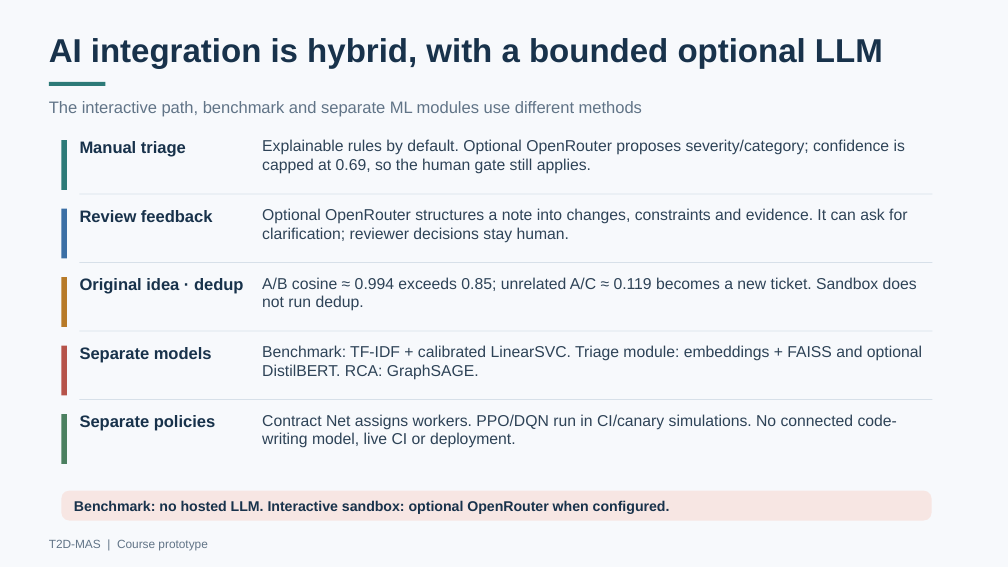
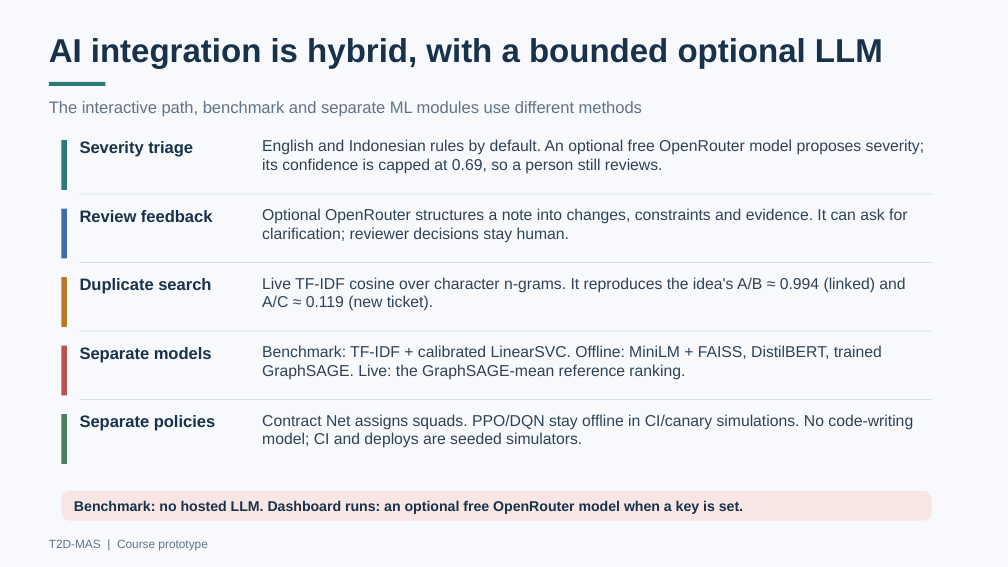
Before and after one commit to zidanarsyad/t2d-mas, a slide deck: slide 8 of deliverables/T2D-MAS-Program-Explainer-Updated.pptx. Drawn at 1008x567 pixels with LibreOffice and Linux fonts; fonts in the diff are those of the drawing. Boxes give left, top, right and bottom in pixels: in the first picture for what was removed or moved away, otherwise in the second. Text is boxed around its words. In the diff, an @@ line names an element or a change of style, - is before the commit and + after.

```diff
--- a/deliverables/T2D-MAS-Program-Explainer-Updated.pptx
+++ b/deliverables/T2D-MAS-Program-Explainer-Updated.pptx
@@ text at (80,141,193,157): text changed @@
-Manual triage
+Severity triage
@@ text at (262,139,925,174): text changed @@
-Explainable rules by default. Optional OpenRouter proposes severity/category; confidence is capped at 0.69, so the human gate still applies.
+English and Indonesian rules by default. An optional free OpenRouter model proposes severity; its confidence is capped at 0.69, so a person still reviews.
@@ text at (80,278,211,294): text changed @@
-Original idea · dedup
+Duplicate search
@@ text at (262,277,905,311): text changed @@
-A/B cosine ≈ 0.994 exceeds 0.85; unrelated A/C ≈ 0.119 becomes a new ticket. Sandbox does not run dedup.
+Live TF-IDF cosine over character n-grams. It reproduces the idea's A/B ≈ 0.994 (linked) and A/C ≈ 0.119 (new ticket).
@@ text at (262,345,882,380): text changed @@
-Benchmark: TF-IDF + calibrated LinearSVC. Triage module: embeddings + FAISS and optional DistilBERT. RCA: GraphSAGE.
+Benchmark: TF-IDF + calibrated LinearSVC. Offline: MiniLM + FAISS, DistilBERT, trained GraphSAGE. Live: the GraphSAGE-mean reference ranking.
@@ text at (262,414,913,448): text changed @@
-Contract Net assigns workers. PPO/DQN run in CI/canary simulations. No connected code-writing model, live CI or deployment.
+Contract Net assigns squads. PPO/DQN stay offline in CI/canary simulations. No code-writing model; CI and deploys are seeded simulators.
@@ text at (74,500,743,514): text changed @@
-Benchmark: no hosted LLM. Interactive sandbox: optional OpenRouter when configured.
+Benchmark: no hosted LLM. Dashboard runs: an optional free OpenRouter model when a key is set.
```
Also in this commit, not shown: 9 other slides changed, 12 other files.
